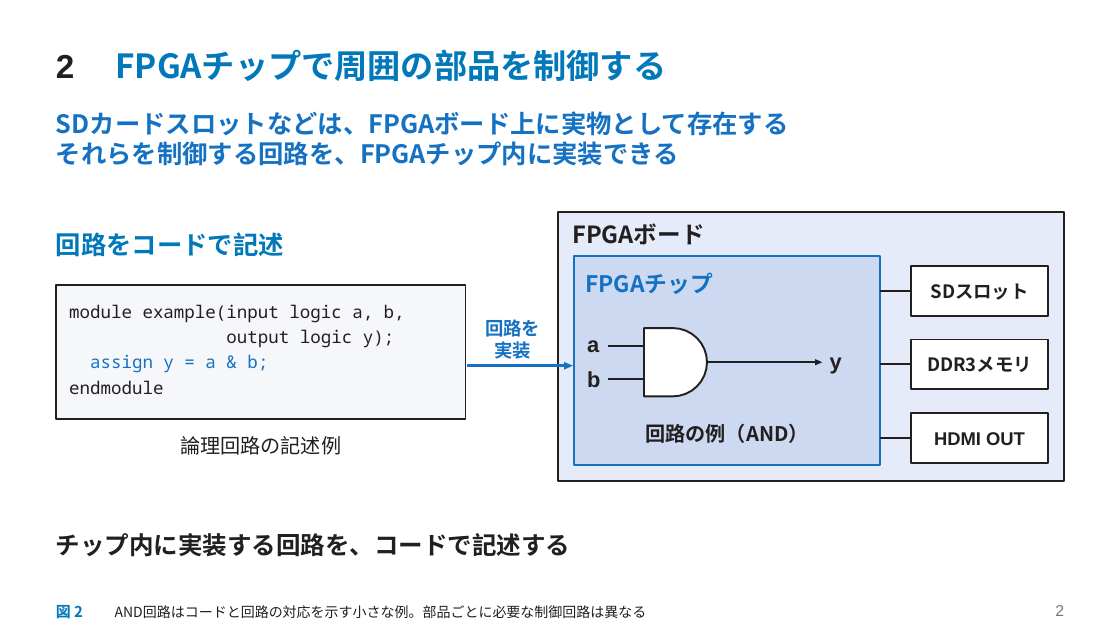
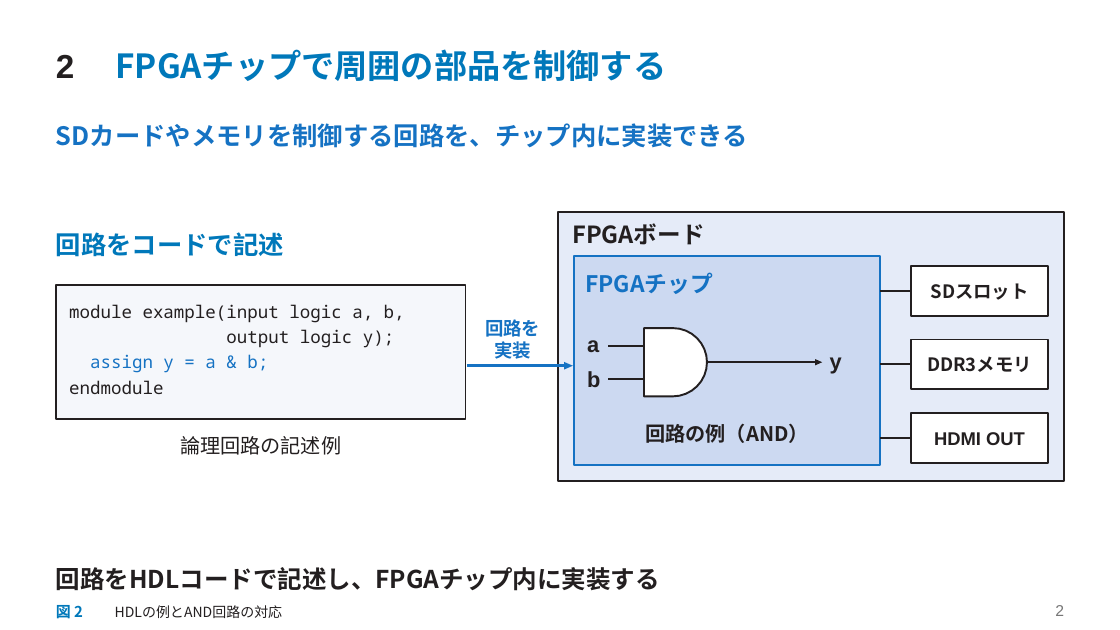
Before and after one commit to SoshiroFujimori/wally-game-console-research, a slide deck: slide 2 of docs/presentation/中間発表_主要事項.pptx. Drawn at 1120x630 pixels with LibreOffice and Linux fonts; fonts in the diff are those of the drawing. Boxes give left, top, right and bottom in pixels: in the first picture for what was removed or moved away, otherwise in the second. Text is boxed around its words. In the diff, an @@ line names an element or a change of style, - is before the commit and + after.

```diff
--- a/docs/presentation/中間発表_主要事項.pptx
+++ b/docs/presentation/中間発表_主要事項.pptx
@@ text at box(56, 123, 748, 148): text changed @@
-SDカードスロットなどは、FPGAボード上に実物として存在する
-それらを制御する回路を、FPGAチップ内に実装できる
+SDカードやメモリを制御する回路を、チップ内に実装できる
@@ text at box(56, 567, 660, 591): text changed @@
-チップ内に実装する回路を、コードで記述する
+回路をHDLコードで記述し、FPGAチップ内に実装する
@@ text at box(115, 605, 283, 618): text changed @@
-AND回路はコードと回路の対応を示す小さな例。部品ごとに必要な制御回路は異なる
+HDLの例とAND回路の対応
```
Also in this commit, not shown: 4 other slides changed, 6 slides added, 6 slides removed, 30 other files.
